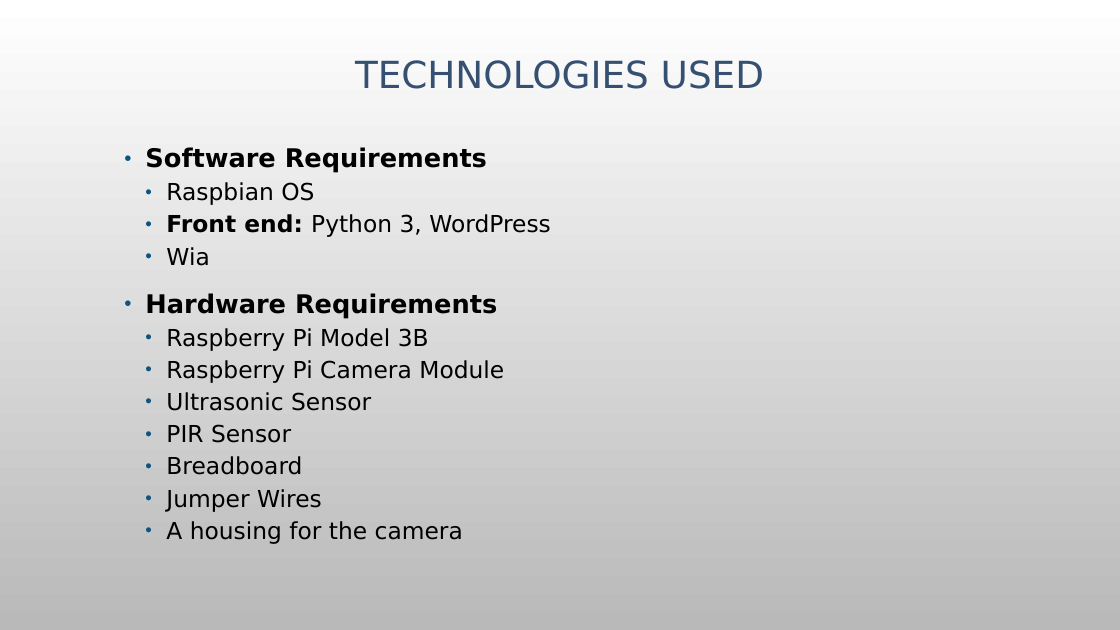
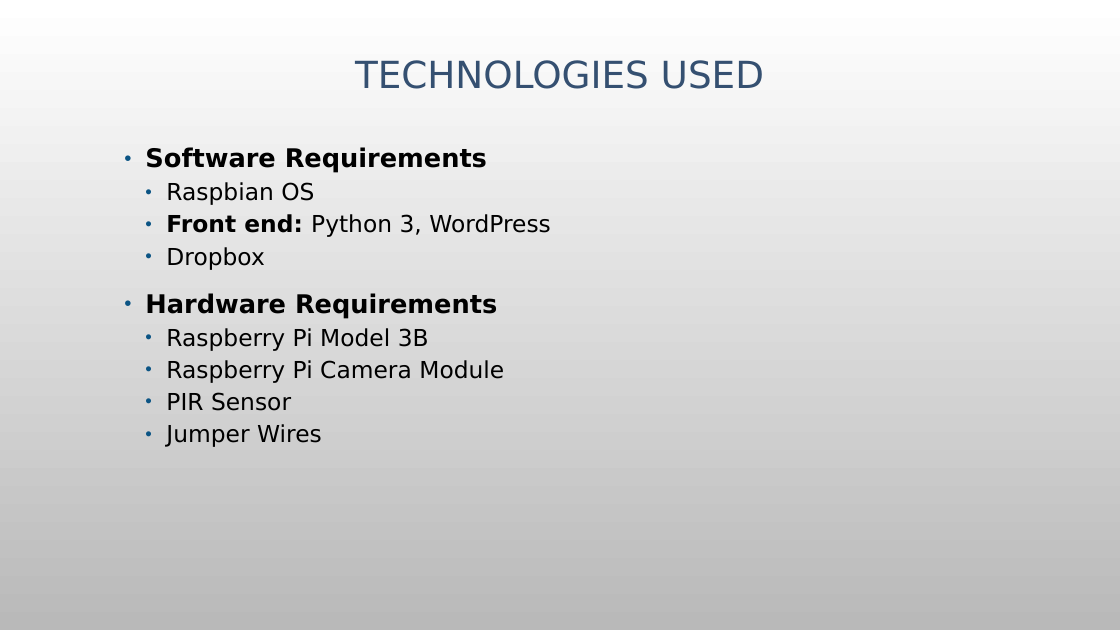
Before and after one commit to vijaykumarrpai/mca-code, a slide deck: slide 5 of 4th Sem/IOT/Alligator.pptx. Drawn at 1120x630 pixels with LibreOffice and Linux fonts; fonts in the diff are those of the drawing; background and template pictures are left out. Boxes give left, top, right and bottom in pixels: in the first picture for what was removed or moved away, otherwise in the second. Text is boxed around its words. In the diff, an @@ line names an element or a change of style, - is before the commit and + after.

```diff
--- a/4th Sem/IOT/Alligator.pptx
+++ b/4th Sem/IOT/Alligator.pptx
@@ text at (166,247,264,270): text changed @@
-  • Wia
+  • Dropbox
@@ text at (166,392,371,411): paragraph removed @@
-  • Ultrasonic Sensor
@@ text at (166,456,302,475): paragraph removed @@
-  • Breadboard
@@ text at (166,521,463,544): paragraph removed @@
-  • A housing for the camera
```
Also in this commit, not shown: 2 other slides changed, 2 slides added, 3 slides removed, 5 other files.
